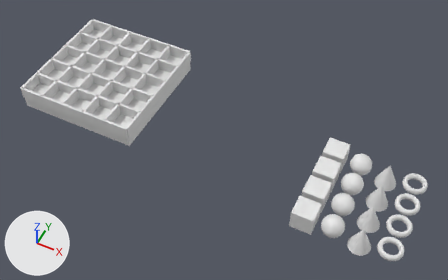
Two versions of the Blender file scenes/pentaton.blend, one commit apart.
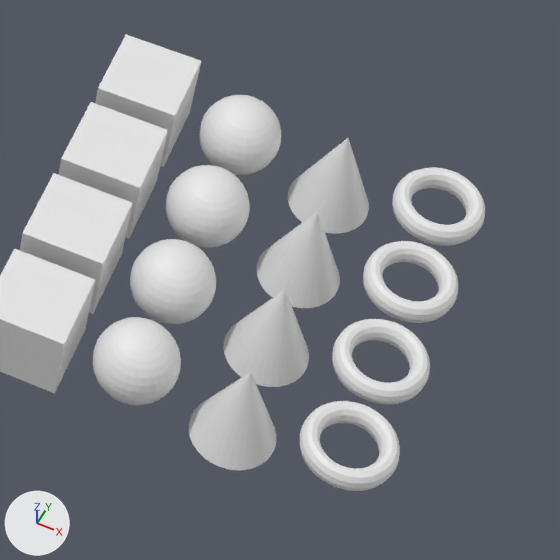
Each version appears first whole from a 50 mm camera at (26.0, -30.43, 35.12) aimed at (11.54, -1.52, -1.02), and next in a close-up on the part from 66% to 100% of the width and 46% to 100% of the height. The axes (+X, +Y, +Z) are drawn at lower left. The lights are the same throughout.

The first close-up shows 'ConeBlue', 'ConeGreen', 'ConePink', 'ConeRed', 'CubeBlue', 'CubeGreen', 'CubePink', 'CubeRed', 'SphereBlue', 'SphereGreen', 'SpherePink', 'SphereRed', 'TorusPink'.
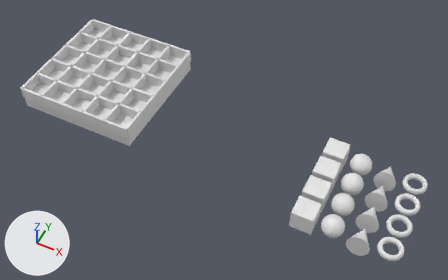
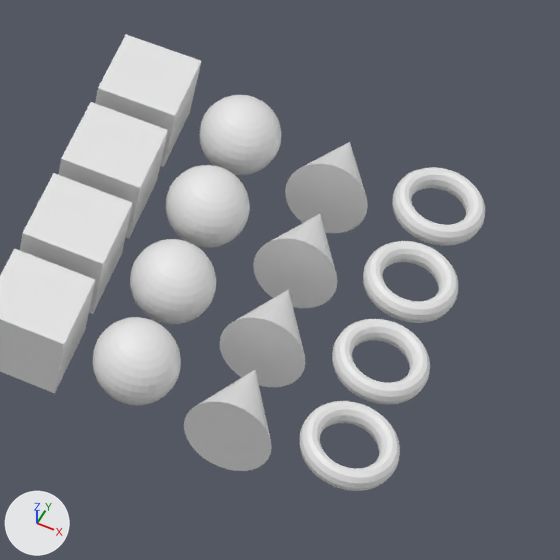
Boxes [x1, y1, x2, y2] around the edits, measured in the close-ups (560 x 560 px):
'ConePink', turned, rescaled: before [189, 372, 276, 470]; after [184, 370, 272, 471]
'ConeGreen', turned, rescaled: before [223, 290, 309, 387]; after [220, 289, 305, 387]
'ConeBlue', turned, rescaled: before [256, 211, 340, 308]; after [253, 214, 337, 308]
'ConeRed', turned, rescaled: before [288, 138, 369, 234]; after [285, 142, 368, 233]

The change in detail:
Object 'ConeBlue' (ob_coneblue) turns from (0, 0, 0) to (-90, 0, 0) degrees about x, y and z.
Object 'ConeBlue' (ob_coneblue) is rescaled from (0.8, 0.8, 1.0) to (0.8, 1.0, 0.8).
Object 'ConeRed' (ob_conered) turns from (0, 0, 0) to (-90, 0, 0) degrees about x, y and z.
Object 'ConeRed' (ob_conered) is rescaled from (0.8, 0.8, 1.0) to (0.8, 1.0, 0.8).
Object 'ConeGreen' (ob_conegreen) turns from (0, 0, 0) to (-90, 0, 0) degrees about x, y and z.
Object 'ConeGreen' (ob_conegreen) is rescaled from (0.8, 0.8, 1.0) to (0.8, 1.0, 0.8).
Object 'ConePink' (ob_conepink) turns from (0, 0, 0) to (-90, 0, 0) degrees about x, y and z.
Object 'ConePink' (ob_conepink) is rescaled from (0.8, 0.8, 1.0) to (0.8, 1.0, 0.8).
